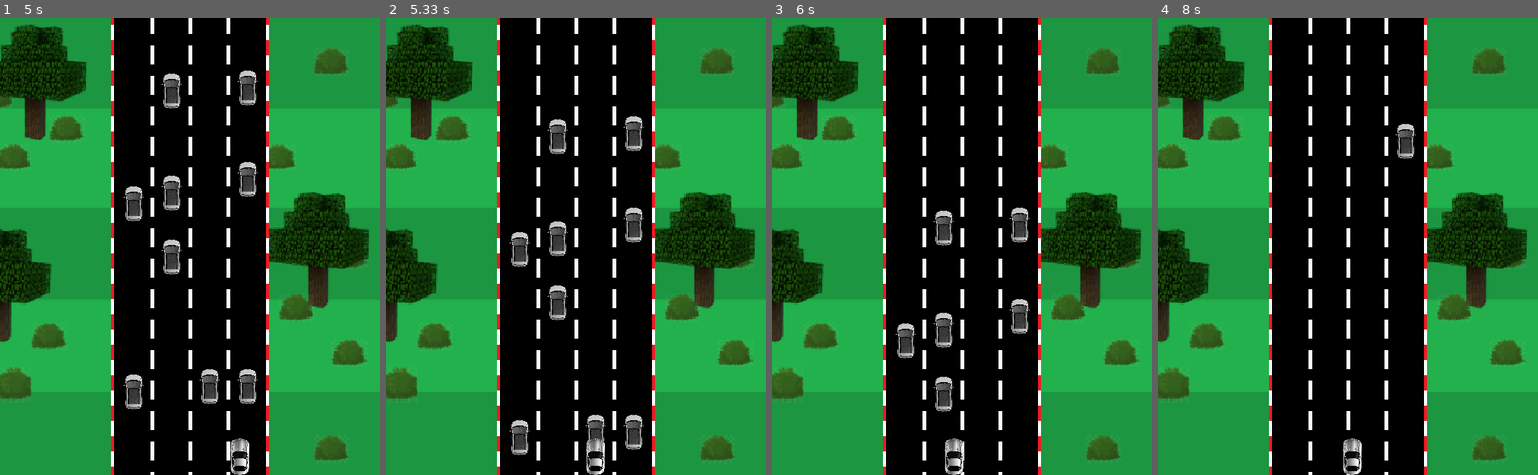
Above: before the commit, frames 1-4 (left to right).
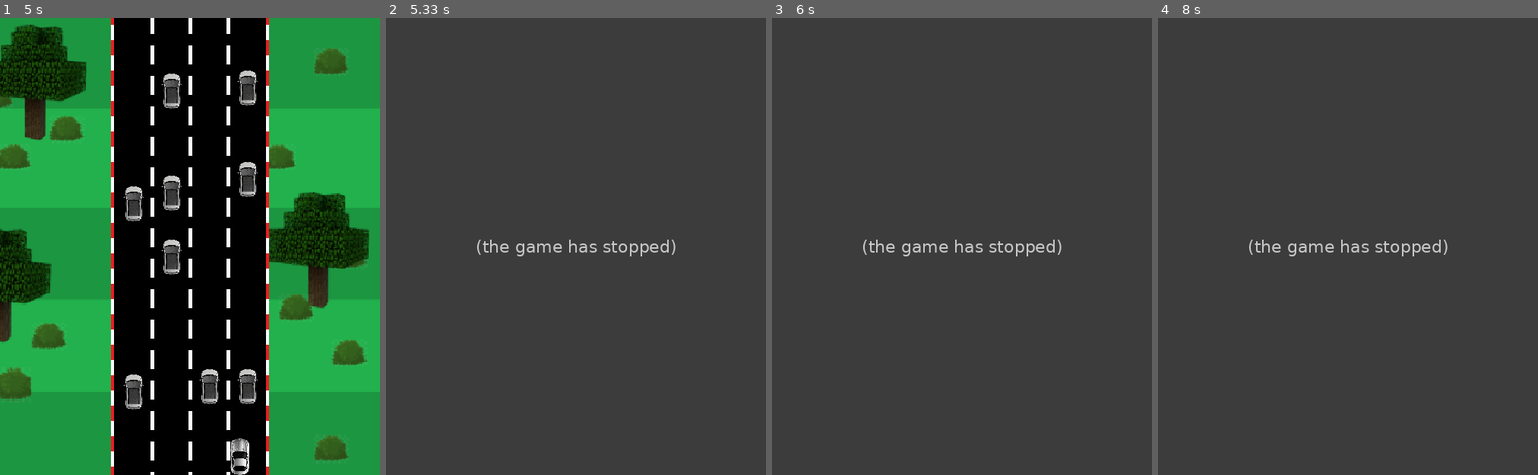
Above: after the commit, the same moments.

Repository: ferclima/pygame
Game: pygame game, started from codigo do jogo.py
Same seed, same stepped clock (60 frames per second), same inputs: the game is played once before the commit and once after it.
Inputs:
- Up to frame 1 (5 s): hold Left 0.33-0.87 s; hold Down 0.9-1.2 s; hold Up 1.67-2.03 s; hold Right 2.07-2.7 s; hold Down 2.73-3.1 s; hold Left 3.13-3.6 s; hold Right 3.63-4.1 s; hold Up 4.13-4.43 s; hold Right 4.47-4.93 s; hold Left from 4.97 s (still down)
- Up to frame 2 (5.33 s): keep holding Left
- Up to frame 3 (6 s): release Left at 5.5 s; hold Down 5.53-5.83 s; hold Left from 5.87 s (still down)
- Up to frame 4 (8 s): release Left at 6.27 s; hold Up 6.3-6.67 s; hold Right 6.7-7.33 s; hold Left from 7.77 s (still down)

Frame 1 is identical in both runs. In frame 2, 99% of the frame differs, in the area x 0-100%, y 0-100%; in frame 3, 99%; in frame 4, 100%.
After the commit the program exited at 5.22 s; later frames show no game.

Commit message:
colisões

Diff:
--- a/codigo do jogo.py
+++ b/codigo do jogo.py
@@ -144,9 +144,13 @@
             if event.key == pygame.K_DOWN:
                 carro.speedy -= 4
 
+    hits = pygame.sprite.spritecollide(carro, all_npcs, True)
+
     if carro.rect.centerx > 354 or carro.rect.centerx < 146:
         game = False
 
+    if len(hits) > 0:
+        game = False
 
     all_pistas.update()
     all_npcs.update()
